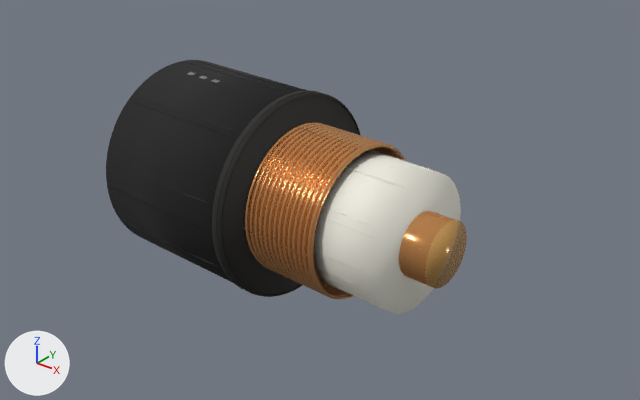
A saved change to the glTF model public/models/rf-fsj4-macro.glb.
Rendered twice from a camera (50 mm lens) standing at (9.43, -11.23, 7.06) and looking at (0.21, 0.3, -0.08). The axes (+X, +Y, +Z) are drawn at lower left. The lights are the same throughout. The picture after the commit comes second. Where no turn or scale is listed for an object, it has been applied to the vertices. Vertices at exactly the same position are counted once.

Before the edit, the objects in view are built like this:
```python
ob_annular_corrugated_solid_shield = bpy.data.objects.new('annular corrugated solid shield', me_annular_corrugated_solid_shield_mesh)
ob_annular_corrugated_solid_shield.location = (0.0, 0.0, 0.0)
ob_hardline_jacket_cut_wall = bpy.data.objects.new('hardline jacket cut wall', me_cylinder_001)
ob_hardline_jacket_cut_wall.location = (-0.18, 0.01, 0.0)
ob_macro_foam_dielectric_exposed_core = bpy.data.objects.new('macro foam dielectric exposed core', me_cylinder_002)
ob_macro_foam_dielectric_exposed_core.location = (1.88, -0.08, 0.0)
ob_macro_hardline_jacket_body = bpy.data.objects.new('macro hardline jacket body', me_cylinder)
ob_macro_hardline_jacket_body.location = (-1.72, 0.08, 0.0)
ob_polished_conductor_cut_face_glow = bpy.data.objects.new('polished conductor cut face glow', me_cylinder_004)
ob_polished_conductor_cut_face_glow.location = (3.18, -0.14, 0.0)
ob_polished_solid_center_conductor = bpy.data.objects.new('polished solid center conductor', me_cylinder_003)
ob_polished_solid_center_conductor.location = (1.65, -0.07, 0.0)
ob_rounded_jacket_cut_lip = bpy.data.objects.new('rounded jacket cut lip', me_rounded_jacket_cut_lip_mesh)
ob_rounded_jacket_cut_lip.location = (0.0, 0.0, 0.0)
```
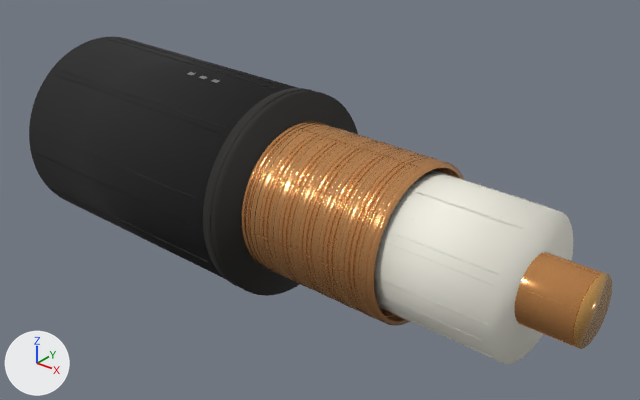
Location of each change, [x1, y1, x2, y2] in pixels of the pictures (640 x 400 px):
'macro hardline jacket body', reshaped, moved (33% wider, 9% taller): before [106, 60, 308, 282]; after [29, 37, 298, 278]
'macro foam dielectric exposed core', reshaped, moved (35% wider, 18% taller): before [314, 150, 461, 314]; after [374, 170, 573, 364]
'annular corrugated solid shield', reshaped (39% wider, 16% taller): before [245, 122, 406, 299]; after [241, 121, 465, 326]
'hardline jacket cut wall', moved: before [212, 91, 361, 297]; after [203, 88, 358, 296]
'polished solid center conductor', reshaped, moved: before [399, 211, 454, 286]; after [515, 252, 603, 347]
'polished conductor cut face glow', moved: before [425, 220, 467, 289]; after [574, 273, 612, 349]

What changed in the scene script:
```text
Change me_annular_corrugated_solid_shield_mesh:
    used by ob_annular_corrugated_solid_shield; location = (0.0, 0.0, 0.0)
    remove me_annular_corrugated_solid_shield_mesh.from_pydata(...)  # 12416 vertices, 24576 faces; spans x -0.32..1.58, y -1.48..1.43, z -1.42..1.42
    add me_annular_corrugated_solid_shield_mesh.from_pydata(...)  # 15744 vertices, 31232 faces; spans x -0.53..2.79, y -1.54..1.45, z -1.43..1.43
    me_annular_corrugated_solid_shield_mesh part 1: 121 vertices moved within x -0.25..1.51, y -1.46..1.41, z -1.42..1.42; 11648 vertices removed from x -0.32..1.58, y -1.48..1.43, z -1.42..1.42; 14976 vertices added at x -0.53..2.79, y -1.54..1.45, z -1.43..1.43
Change me_cylinder_002:
    used by ob_macro_foam_dielectric_exposed_core; location = (1.88, -0.08, 0.0)
    remove me_cylinder_002.from_pydata(...)  # 256 vertices, 508 faces; spans x -0.82..0.82, y -1.26..1.26, z -1.22..1.22
    add me_cylinder_002.from_pydata(...)  # 256 vertices, 508 faces; spans x -1.44..1.44, y -1.28..1.28, z -1.22..1.22
    me_cylinder_002 part 2: the whole mesh is multiplied about its middle by the matrix ((1.798, -0.035, 0.0), (-0.035, 1.002, 0.0), (0.0, 0.0, 1.0))
Change me_cylinder:
    used by ob_macro_hardline_jacket_body; location = (-1.72, 0.08, 0.0)
    remove me_cylinder.from_pydata(...)  # 256 vertices, 508 faces; spans x -1.61..1.61, y -1.98..1.98, z -1.92..1.92
    add me_cylinder.from_pydata(...)  # 256 vertices, 508 faces; spans x -2.83..2.83, y -2.04..2.04, z -1.92..1.92
    me_cylinder part 3: the whole mesh is multiplied about its middle by the matrix ((1.798, -0.035, 0.0), (-0.035, 1.002, 0.0), (0.0, 0.0, 1.0))
Change me_cylinder_003:
    used by ob_polished_solid_center_conductor; location = (1.65, -0.07, 0.0)
    remove me_cylinder_003.from_pydata(...)  # 256 vertices, 508 faces; spans x -1.55..1.55, y -0.64..0.64, z -0.58..0.58
    add me_cylinder_003.from_pydata(...)  # 256 vertices, 508 faces; spans x -2.78..2.78, y -0.7..0.7, z -0.58..0.58
    me_cylinder_003 part 4: the whole mesh is multiplied about its middle by the matrix ((1.798, -0.035, 0.0), (-0.035, 1.002, 0.0), (0.0, 0.0, 1.0))
Change ob_hardline_jacket_cut_wall:
    ob_hardline_jacket_cut_wall.location: (-0.18, 0.01, 0.0) -> (-0.32, 0.01, 0.0)
Change ob_macro_foam_dielectric_exposed_core:
    ob_macro_foam_dielectric_exposed_core.location: (1.88, -0.08, 0.0) -> (3.38, -0.15, 0.0)
Change ob_macro_hardline_jacket_body:
    ob_macro_hardline_jacket_body.location: (-1.72, 0.08, 0.0) -> (-3.09, 0.14, 0.0)
Change ob_polished_conductor_cut_face_glow:
    ob_polished_conductor_cut_face_glow.location: (3.18, -0.14, 0.0) -> (5.72, -0.25, 0.0)
Change ob_polished_solid_center_conductor:
    ob_polished_solid_center_conductor.location: (1.65, -0.07, 0.0) -> (2.97, -0.13, 0.0)
```
